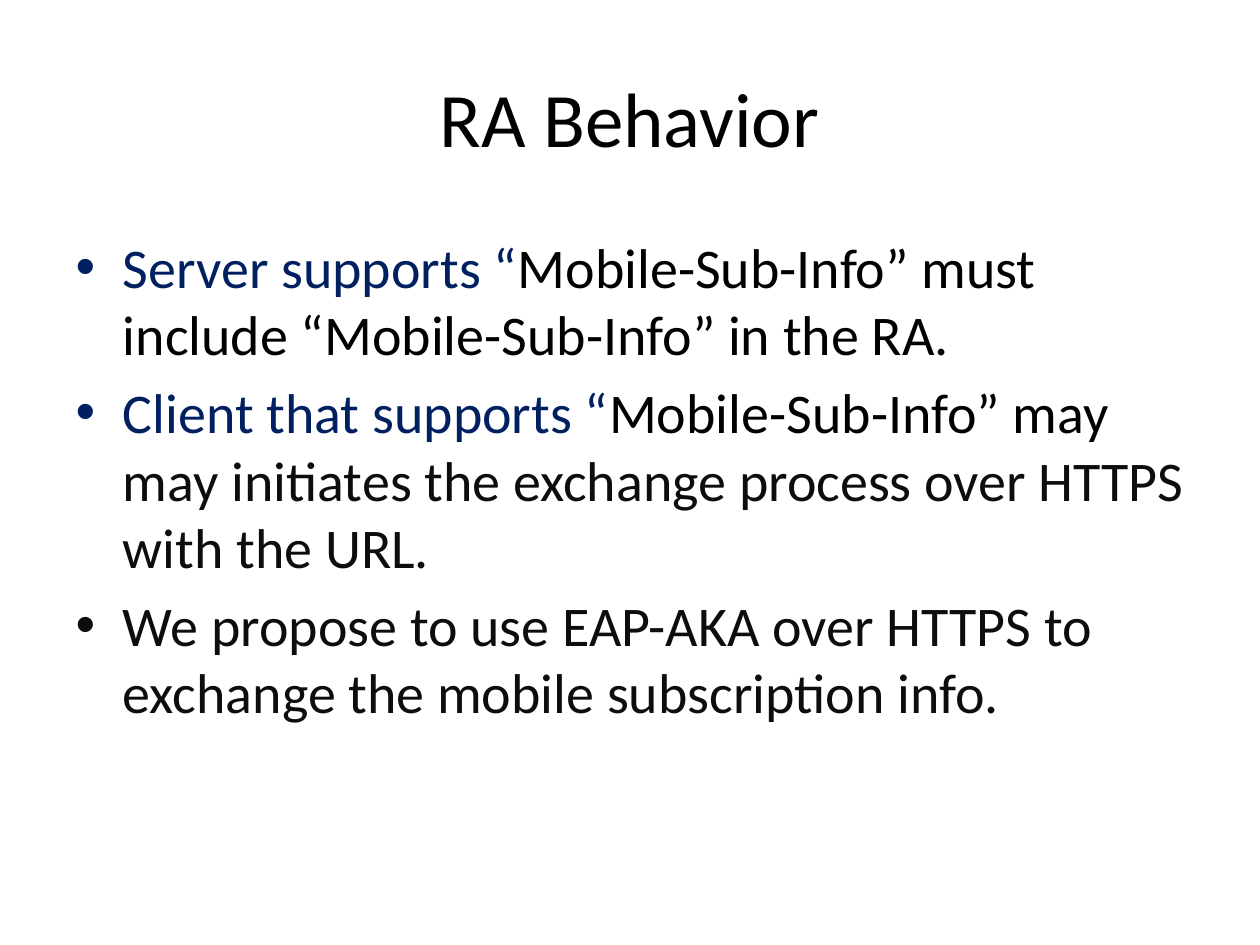
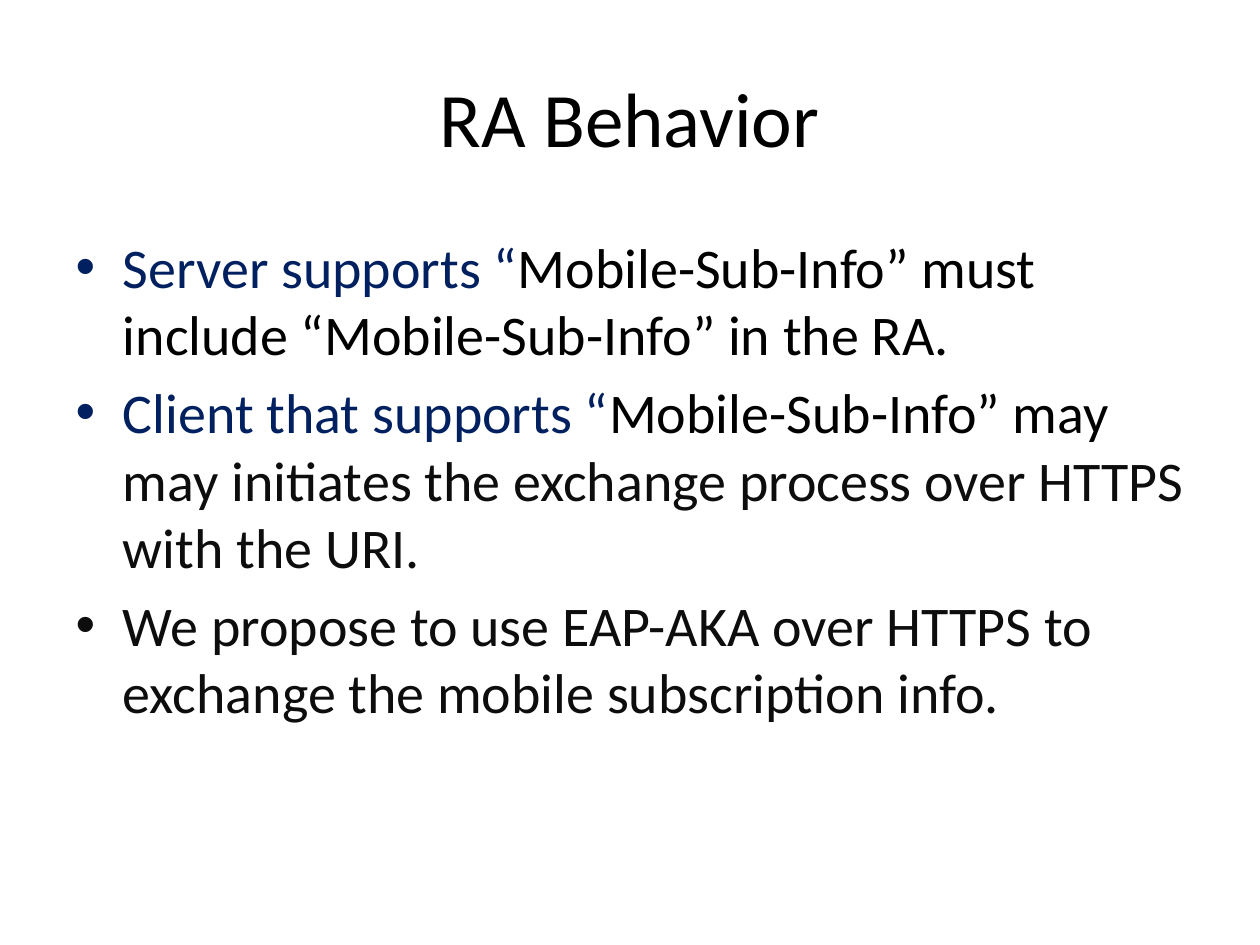
Before and after one commit to lightcable/mobile_sub_info, a slide deck: slide 9 of mobile-sub-info.pptx. Drawn at 1260x945 pixels with LibreOffice and Linux fonts; fonts in the diff are those of the drawing. Boxes give left, top, right and bottom in pixels: in the first picture for what was removed or moved away, otherwise in the second. Text is boxed around its words. In the diff, an @@ line names an element or a change of style, - is before the commit and + after.

```diff
--- a/mobile-sub-info.pptx
+++ b/mobile-sub-info.pptx
@@ text at [123, 392, 1184, 569]: text changed @@
-• Client that supports “Mobile-Sub-Info” may may initiates the exchange process over HTTPS with the URL.
+• Client that supports “Mobile-Sub-Info” may may initiates the exchange process over HTTPS with the URI.
```
Also in this commit, not shown: 6 other slides changed, 3 other files.
